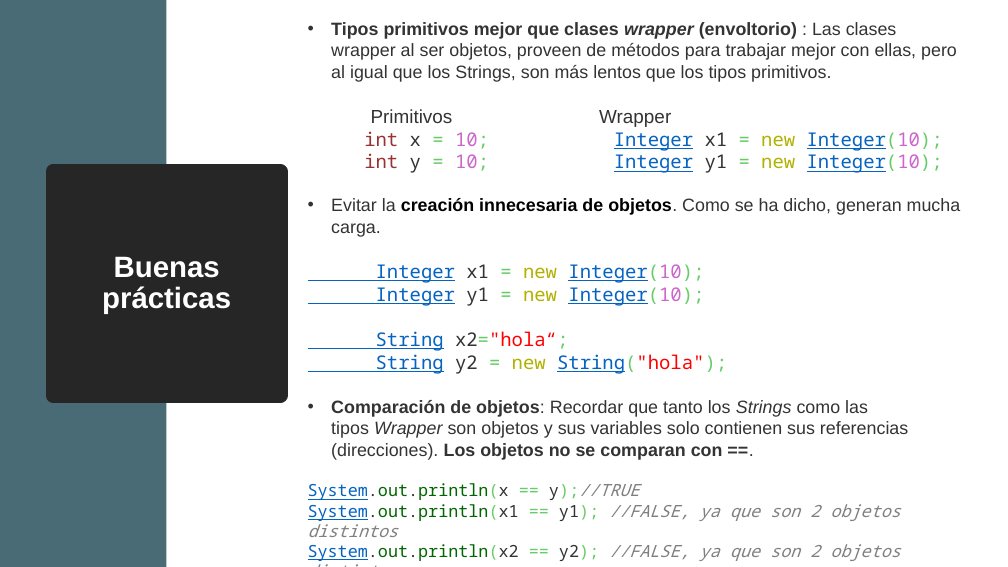
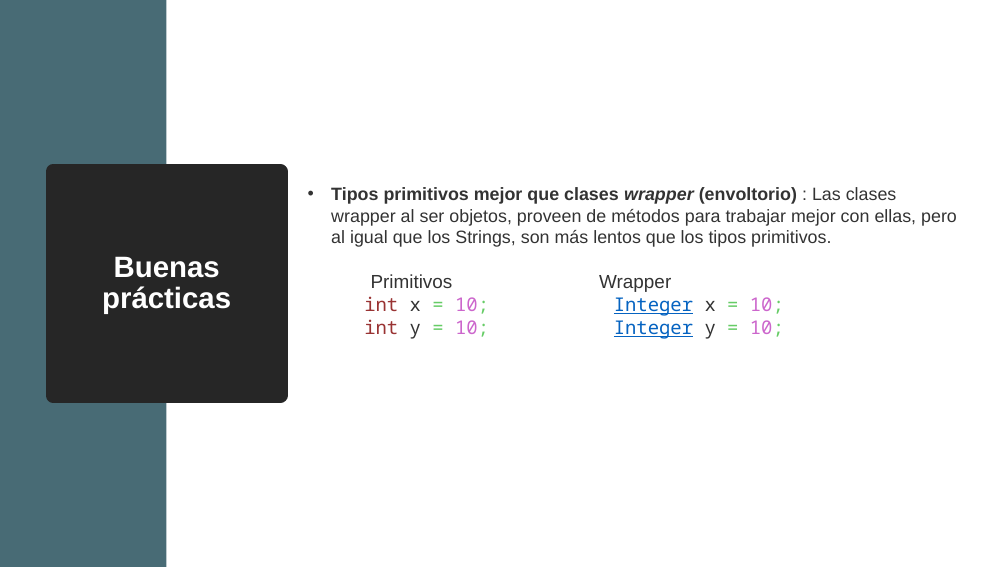
Before and after one commit to davCesur/gestionEquiposDAWEquipo4JAVA, a slide deck: slide 31 of Introducción a TDD.pptx. Drawn at 1008x567 pixels with LibreOffice and Linux fonts; fonts in the diff are those of the drawing. Boxes give left, top, right and bottom in pixels: in the first picture for what was removed or moved away, otherwise in the second. Text is boxed around its words. In the diff, an @@ line names an element or a change of style, - is before the commit and + after.

```diff
--- a/Introducción a TDD.pptx
+++ b/Introducción a TDD.pptx
@@ text "Tipos primitivos mejor que clases ...": place and size @@
-text "Tipos primitivos mejor que clases ..." at box(308, 22, 961, 561)
+text "Tipos primitivos mejor que clases ..." at box(331, 187, 957, 339)
@@ text at box(364, 296, 784, 339): text changed; size 17 to 18 pt; text colour #333333 to #0563C1 @@
-int x = 10; Integer x1 = new Integer(10);
-int y = 10; Integer y1 = new Integer(10);
-• Evitar la creación innecesaria de objetos. Como se ha dicho, generan mucha carga.
-Integer x1 = new Integer(10);
-Integer y1 = new Integer(10);
-String x2="hola“;
-String y2 = new String("hola");
-• Comparación de objetos: Recordar que tanto los Strings como las tipos Wrapper son objetos y sus variables solo contienen sus referencias (direcciones). Los objetos no se comparan con ==.
-System.out.println(x == y);//TRUE
-System.out.println(x1 == y1); //FALSE, ya que son 2 objetos distintos
-System.out.println(x2 == y2); //FALSE, ya que son 2 objetos distintos
+int x = 10; Integer x = 10;
+int y = 10; Integer y = 10;
```
Also in this commit, not shown: 15 other slides changed, 5 slides added.
